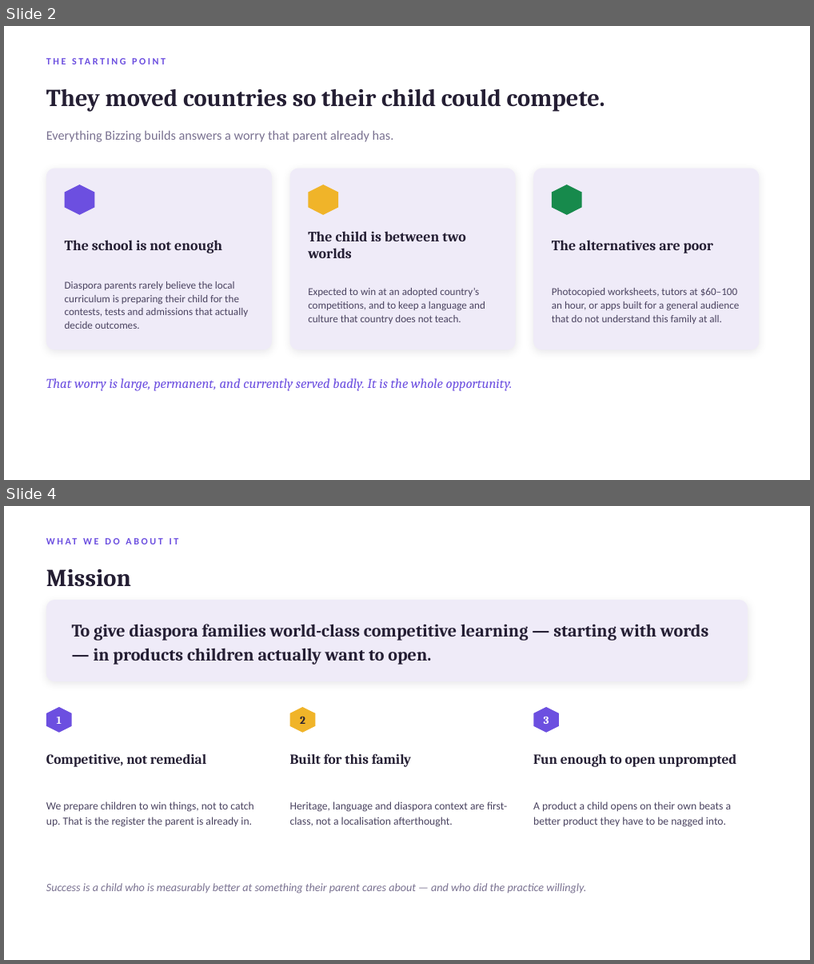
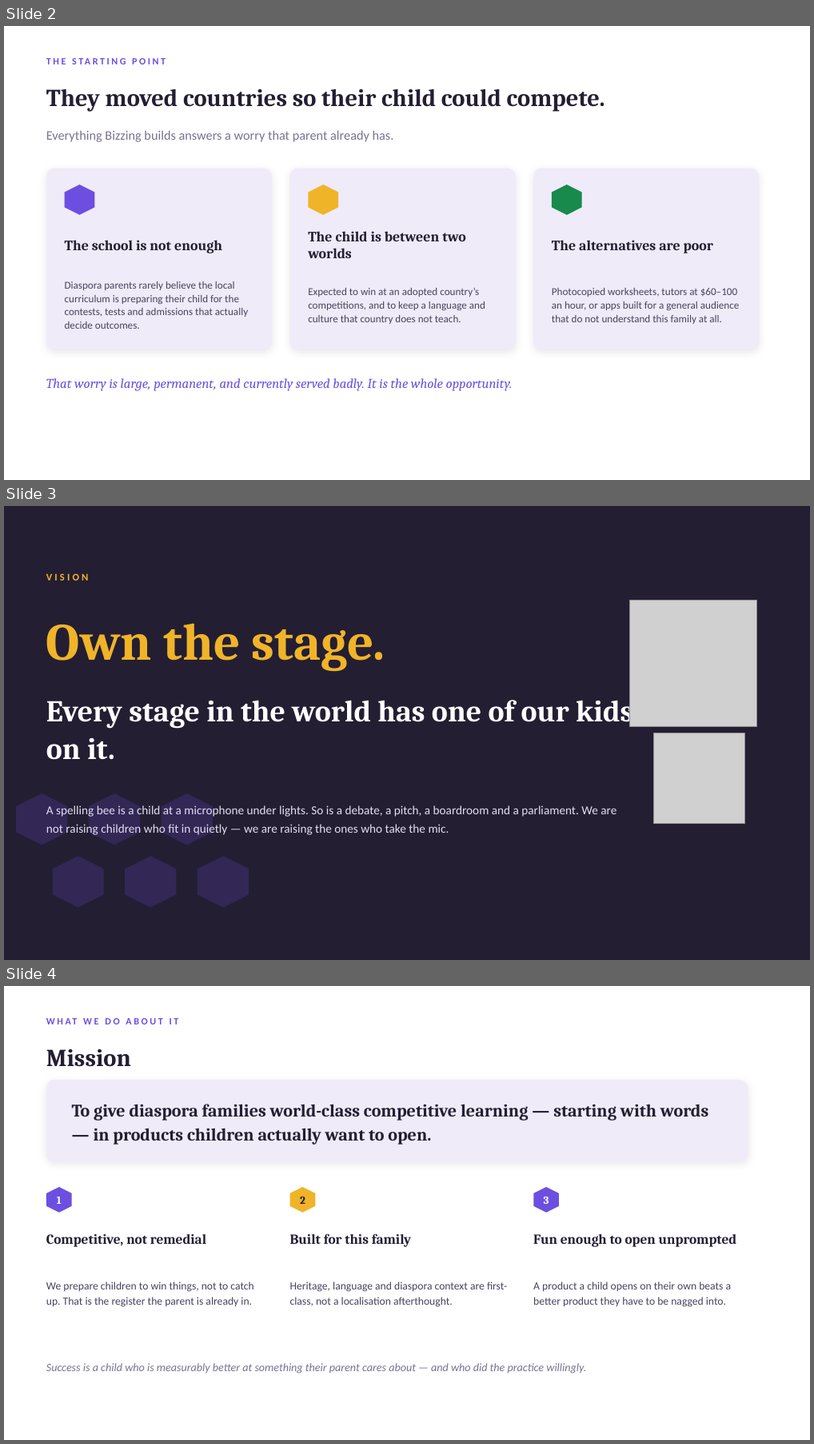
Before and after one commit to aayuvis/Bizzing-Bee, a slide deck: strategy/Bizzing-Strategy-Org.pptx. Shown one above the other, each under a label of ours: slides 2 and 4 before the commit, slides 2, 3 and 4 after it; the slides between them are not shown. The pictures are 814x964 and 814x1444 pixels, drawn with LibreOffice and Linux fonts; fonts in the diff are those of the drawing; grey boxes stand for pictures. Boxes give left, top, right and bottom in pixels: in the first picture for what was removed or moved away, otherwise in the second. Text is boxed around its words. In the diff, an @@ line names an element or a change of style, - is before the commit and + after.

```diff
--- a/strategy/Bizzing-Strategy-Org.pptx
+++ b/strategy/Bizzing-Strategy-Org.pptx
@@ slide 3 added at (x1=4, y1=506, x2=810, y2=960), background #241E33 @@
@@ text added at (x1=46, y1=573, x2=89, y2=580), 12 pt, text #F0B429, bold @@
+VISION
@@ picture added at (x1=630, y1=600, x2=757, y2=727) @@
@@ text added at (x1=46, y1=623, x2=386, y2=672), 62 pt, text #F0B429, bold @@
+Own the stage.
@@ text added at (x1=46, y1=693, x2=634, y2=760), 36 pt, text #FFFFFF, bold @@
+Every stage in the world has one of our kids on it.
@@ picture added at (x1=654, y1=733, x2=745, y2=824) @@
@@ hexagon added at (x1=16, y1=793, x2=67, y2=844), fill #6C4FE0 at 20% opacity @@
@@ hexagon added at (x1=89, y1=793, x2=140, y2=844), fill #6C4FE0 at 20% opacity @@
@@ hexagon added at (x1=162, y1=793, x2=213, y2=844), fill #6C4FE0 at 20% opacity @@
@@ text added at (x1=46, y1=805, x2=617, y2=835), 14.5 pt, text #E3DCF2 @@
+A spelling bee is a child at a microphone under lights. So is a debate, a pitch, a boardroom and a parliament. We are not raising children who fit in quietly — we are raising the ones who take the mic.
@@ hexagon added at (x1=52, y1=856, x2=104, y2=907), fill #6C4FE0 at 20% opacity @@
@@ hexagon added at (x1=125, y1=856, x2=177, y2=907), fill #6C4FE0 at 20% opacity @@
@@ hexagon added at (x1=198, y1=856, x2=249, y2=907), fill #6C4FE0 at 20% opacity @@
```
Also in this commit, not shown: 11 slides changed, 7 other slides added, 1 slide removed, 1 other file.
